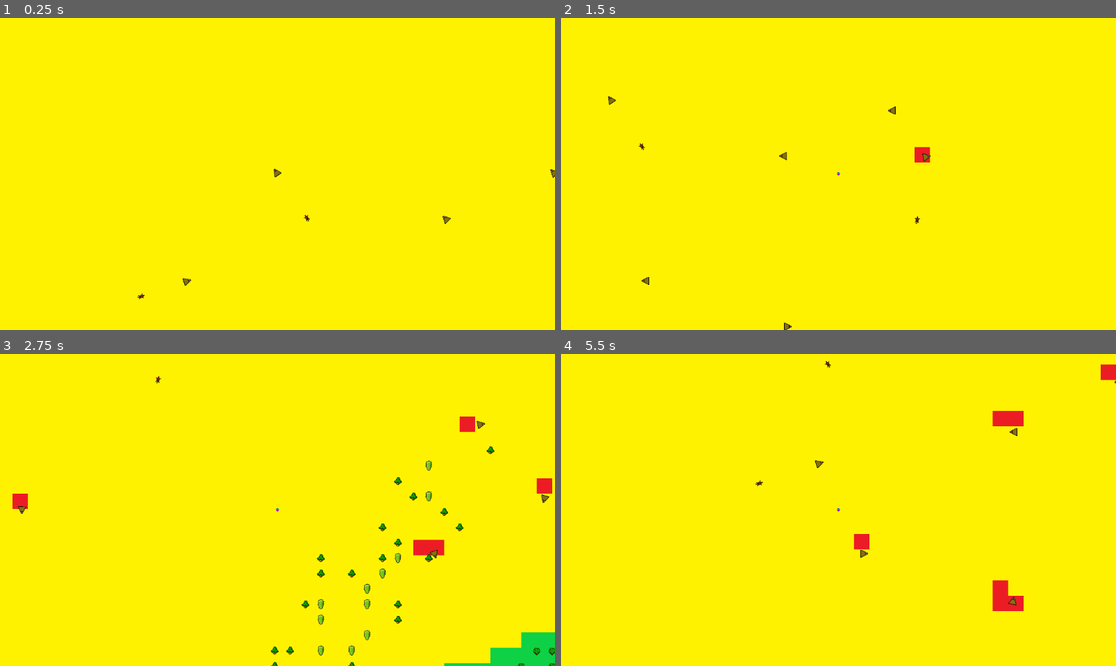
Above: before the commit, frames 1-4 (two rows, left to right).
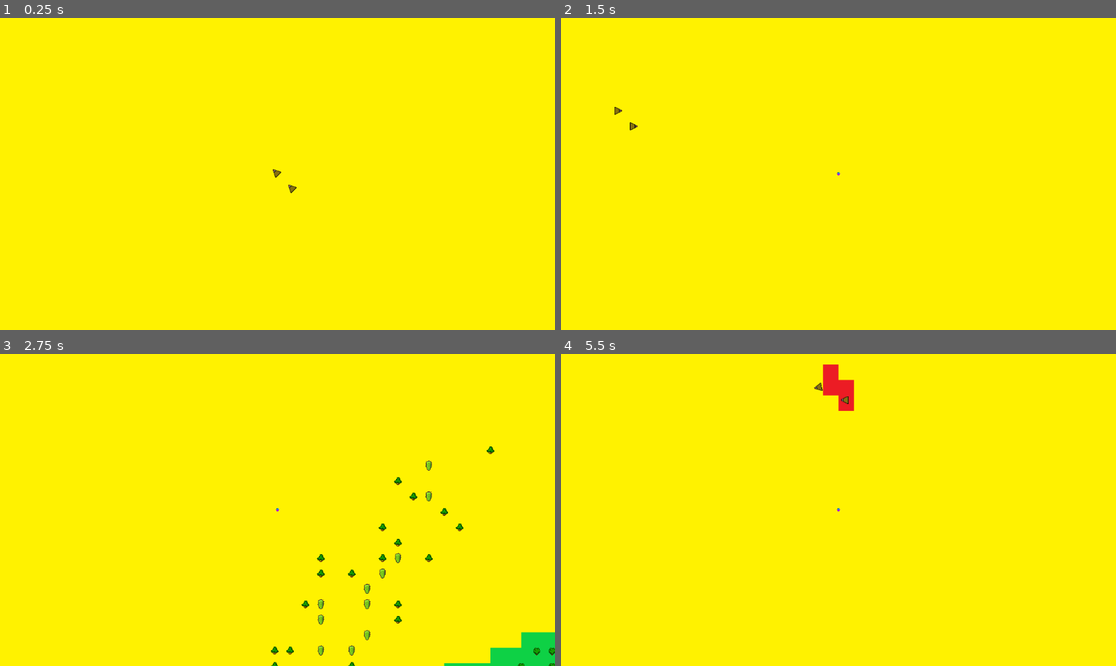
Above: after the commit, the same moments.

Repository: JimBimBomBom/Bakalarka---CLEAN
Game: Godot game, scene res://SCENES/world_scene.tscn
The game is run twice, just before and just after one commit, with the same random seed, the same clock (stepped at 60 frames per second) and the same inputs.
Inputs:
- Up to frame 1 (0.25 s): no input
- Up to frame 2 (1.5 s): hold Right (ui_right) 0.53-1.28 s; hold Down (ui_down) from 1.28 s (still down)
- Up to frame 3 (2.75 s): release Down (ui_down) at 2.03 s; hold Right (ui_right) from 2.03 s (still down)
- Up to frame 4 (5.5 s): release Right (ui_right) at 2.78 s; hold Up (ui_up) 2.78-3.53 s; hold Left (ui_left) 3.53-5.03 s; hold Down (ui_down) from 5.03 s (still down)

The runs differ from the first frame. In frame 1, 0.1% of the frame differs, in the area x 24-100%, y 48-91%; in frame 2, 0.4%; in frame 3, 0.8%; in frame 4, 1.7%, in the area x 35-100%, y 2-83%.

Commit message:
Minor Improvements - deleted obsolete code

Diff:
--- a/Simulation/SCRIPTS/Global/World_Variables.gd
+++ b/Simulation/SCRIPTS/Global/World_Variables.gd
@@ -34,6 +34,7 @@
 var tile_size_i : Vector2i = Vector2i(tile_size.x, tile_size.y)
 
 var corpse_max_timer : float
+var mutation_prob = 0.01
 
 const Tile_Properties = preload("res://SCRIPTS/World_Generation/Tile_Properties.gd")
 
--- a/Simulation/SCRIPTS/NPC_FSM/Animal.gd
+++ b/Simulation/SCRIPTS/NPC_FSM/Animal.gd
@@ -19,7 +19,9 @@
 var animal_state : Animal_Base_States = Animal_Base_States.INIT
 var animal_type : Animal_Types
 var corpse_timer : float = 0
-var detected_animals : Array[Animal]
+var detected_animals : Array[Animal] # right now every animal is detected
+# could add animals_in_range to mean all animals within our Detection_Radius
+# + detected_animals for animals that we are aware of being in our radius
 
 func spawn_animal(pos_, type, parent_1, parent_2):
 	set_basic_properties(pos_, parent_1, parent_2)
@@ -35,17 +37,17 @@
 	set_npc(curr_pos_, max_velocity_, max_steering_force_, wander_radius_, wander_offset_)
 	properties_generator(type)
 
+func kill_animal():
+	animal_state = Animal_Base_States.DEAD
+	remove_from_group(World.animal_group)
+	add_to_group(World.cadaver_group)
+	stop_animal()
+
 func set_base_state(dangerous_animals : Array[Animal]):
 	if curr_hunger <= 0 or curr_hydration <= 0 or curr_health <= 0:
-		animal_state = Animal_Base_States.DEAD
-		remove_from_group(World.animal_group)
-		add_to_group(World.cadaver_group)
-		acceleration *= 0
-		curr_velocity *= 0
+		kill_animal()
 	elif not dangerous_animals.is_empty():
 		animal_state = Animal_Base_States.FLEEING
-	# elif World.day_type == World.Day_Type.NIGHT: # TODO just replace NIGHT with an animal variable to get nocturnal animals
-	# 	animal_state = Animal_Base_States.SLEEPING
 	elif curr_hunger_norm < seek_nutrition_threshold and curr_hunger_norm < curr_hydration_norm:
 		animal_state = Animal_Base_States.HUNGRY
 	elif curr_hydration_norm < seek_hydration_threshold and curr_hydration_norm <= curr_hunger_norm:
@@ -81,23 +83,22 @@
 	# var animals = get_tree().get_nodes_in_group(World.animal_group)
 	var result : Array[Animal]
 	for animal in detected_animals:
-		if can_see(animal.curr_pos) and curr_pos != animal.curr_pos:
+		if can_see(animal.curr_pos):
 			result.append(animal)
 	return result
 
-func get_animals_from_hearing() -> Array[Animal]:
-	# var animals = get_tree().get_nodes_in_group(World.animal_group)
+# func get_animals_from_hearing() -> Array[Animal]:
+# 	# var animals = get_tree().get_nodes_in_group(World.animal_group)
+# 	var result : Array[Animal]
+# 	for animal in detected_animals:
+# 		if can_hear(animal.curr_pos) and curr_pos != animal.curr_pos:
+# 			result.append(animal)
+# 	return result
+
+func get_cadavers_from_smell() -> Array[Animal]:
 	var result : Array[Animal]
 	for animal in detected_animals:
-		if can_hear(animal.curr_pos) and curr_pos != animal.curr_pos:
-			result.append(animal)
-	return result
-
-func get_cadavers_from_smell() -> Array[Animal]:
-	var animals = get_tree().get_nodes_in_group(World.cadaver_group)
-	var result : Array[Animal]
-	for animal in animals:
-		if can_hear(animal.curr_pos):#can hear.... TODO
+		if animal.is_in_group(World.cadaver_group):#can hear.... TODO
 			result.append(animal)
 	return result
 
@@ -106,16 +107,25 @@
 	for animal in animals_in_range:
 		if vore_type == World.Vore_Type.HERBIVORE and animal.vore_type == World.Vore_Type.CARNIVORE:
 			dangerous_animals.append(animal)
-		# elif vore_type == World.Vore_Type.CARNIVORE and animal.vore_type == World.Vore_Type.CARNIVORE:
-		# 	dangerous_animals.append(animal)
 	return dangerous_animals
 
-func filter_animals_by_type(animals_in_range : Array[Animal], type : Animal_Types):
+func filter_animals_by_type(animals_in_sight : Array[Animal], type : Animal_Types):
 	var animals_of_type : Array[Animal]
-	for animal in animals_in_range:
+	for animal in animals_in_sight:
 		if type == animal.animal_type:
 			animals_of_type.append(animal)
 	return animals_of_type
+
+func find_closest_mate(animals_of_same_type : Array[Animal]) -> Animal:
+	var result : Animal = animals_of_same_type[0]
+	var closest_animal : float = curr_pos.distance_to(animals_of_same_type[0].curr_pos)
+	for animal in animals_of_same_type:
+		if animal.gender == World.Gender.FEMALE:
+			var dist = curr_pos.distance_to(animal.curr_pos)
+			if dist < closest_animal:
+				result = animal
+				closest_animal = dist
+	return result
 
 func get_flee_dir(animals : Array[Animal]) -> Vector2:
 	var force : Vector2 = Vector2(0, 0)
@@ -146,31 +156,25 @@
 	var alignment_force : Vector2 = Vector2(0, 0)
 	for animal in animals:
 		var dist = abs(curr_pos.distance_to(animal.curr_pos))
-		if dist > 0 and dist < separation_radius:
+		if dist < separation_radius:
 			separation_force -= get_separation_force(animal)
-		if dist > 0 and dist < cohesion_radius:
+		if dist < cohesion_radius:
 			cohesion_force += get_cohesion_force(animal)
-		if dist > 0 and dist < alignment_radius:
+		if dist < alignment_radius:
 			alignment_force += get_alignment_force(animal)
 	force = (separation_force.normalized() * separation_mult) + (cohesion_force.normalized() * cohesion_mult) + (alignment_force.normalized() * alignment_mult)
 	return force.normalized()
 
 func get_roam_dir(animals: Array[Animal]) -> Vector2:
 	var force : Vector2 = wander()
-	if animals.is_empty():
-		pass
-	else:
+	if not animals.is_empty():
 		force += get_flock_dir(animals)
 	return force
 
-func fight(defender : Animal) -> void:
+func fight(defender : Animal) -> void: # mb have a combat log -> combat instance with participants(many herbivores fighting off a carnivore etc.)
 	defender.curr_health -= attack_damage
 	if curr_pos.distance_to(defender.curr_pos) < defender.attack_range and randf_range(0, 1) < 0.2:
 		curr_health -= defender.attack_damage
-
-func rest(delta : float):
-	if curr_energy_level < max_energy_level:
-		curr_energy_level += delta
 
 func drink_at_tile(tile : World.Tile_Properties, delta : float):
 	curr_hydration += delta * (1/hearing_while_consuming)
@@ -244,15 +248,12 @@
 			result = tmp
 	return result
 
-# func reproduce(partner : Animal):
-
-
-
+#Node component functions:
 func _on_timer_timeout():
 	pass # this func gets defined in instances of Carnivore/Herbivore
 
 func _on_Area2D_animal_entered(body):
-	if body is Animal:
+	if body is Animal and body.curr_pos != curr_pos:
 		detected_animals.append(body)
 
 func _on_Area2D_animal_exited(body):
--- a/Simulation/SCRIPTS/NPC_FSM/Carnivore.gd
+++ b/Simulation/SCRIPTS/NPC_FSM/Carnivore.gd
@@ -6,7 +6,7 @@
 
 func carnivore_fsm(delta : float):
 	var animals_in_sight : Array[Animal] = get_animals_from_sight()
-	var animals_in_hearing_range : Array[Animal] = get_animals_from_hearing()
+	var animals_in_hearing_range : Array[Animal] = detected_animals#get_animals_from_hearing()
 	var dangerous_animals : Array[Animal] = filter_animals_by_danger(animals_in_hearing_range) # TODO add a specific list of dangerous animals to specific animals
 	var animals_of_same_type : Array[Animal] = filter_animals_by_type(animals_in_sight, animal_type)
 	set_base_state(dangerous_animals)
--- a/Simulation/SCRIPTS/NPC_FSM/Herbivore.gd
+++ b/Simulation/SCRIPTS/NPC_FSM/Herbivore.gd
@@ -6,7 +6,8 @@
 
 func herbivore_fsm(delta : float):
 	var animals_in_sight : Array[Animal] = get_animals_from_sight()
-	var animals_in_hearing_range : Array[Animal] = get_animals_from_hearing()
+	# var animals_in_hearing_range : Array[Animal] = get_animals_from_hearing()
+	var animals_in_hearing_range = detected_animals
 	var dangerous_animals : Array[Animal] = filter_animals_by_danger(animals_in_hearing_range) # TODO add a specific list of dangerous animals to specific animals
 	var animals_of_same_type : Array[Animal] = filter_animals_by_type(animals_in_sight, animal_type)
 	set_base_state(dangerous_animals)
@@ -15,9 +16,6 @@
 		Animal_Base_States.FLEEING:
 			var force = get_flee_dir(dangerous_animals)
 			move_calc(force)
-		Animal_Base_States.SLEEPING:
-			# curr_velocity = Vector2(0, 0)
-			rest(delta)
 		Animal_Base_States.HUNGRY:
 			var food_in_range : Array[World.Tile_Properties] = food_in_range()
 			if not food_in_range.is_empty(): #GRAZING ?
@@ -27,18 +25,10 @@
 		Animal_Base_States.THIRSTY:
 			var hydration_in_range : Array[World.Tile_Properties] = hydration_in_range()
 			if not hydration_in_range.is_empty():
-				# var tile = select_hydration_tile(hydration_in_range)
-				# var target = World.get_tile_pos(tile)
-				# move_new(seek(target))
-				# if curr_pos.distance_to(target) < 10:#
-				# 	drink_at_tile(tile, delta)
 				herbivore_hydrate(hydration_in_range, delta)
 			else:
 				move_calc(get_roam_dir(animals_of_same_type))
-		# Animal_Base_States.DRAINED: #TODO
-		# 	rest(delta)
 		Animal_Base_States.SATED:
-			# rest(delta)
 			move_calc(get_roam_dir(animals_of_same_type))
 
 func process_animal(delta : float):
--- a/Simulation/SCRIPTS/NPC_FSM/NPC_PROPERTIES.gd
+++ b/Simulation/SCRIPTS/NPC_FSM/NPC_PROPERTIES.gd
@@ -47,7 +47,10 @@
 
 #Sexual
 var gender : World.Gender
-var pregnancy_period : float
+var pregnancy_period : float = 3
+var is_pregnant : bool = false
+var pregnancy_penalty : float = 0.8
+var reproduced_recently : bool
 # TODO make pregnancy affect the animals behaviour/locomotion/energy_consumption
 
 func set_properties(type, mass_, max_health_, attack_damage_, attack_range_, max_energy_level_, max_hunger_, max_hydration_,
--- a/Simulation/SCRIPTS/World_Generation/world.gd
+++ b/Simulation/SCRIPTS/World_Generation/world.gd
@@ -2,7 +2,7 @@
 
 func _init():
 	World.day = 0
-	World.day_type = World.Day_Type.DAY
+	# World.day_type = World.Day_Type.DAY
 	World.hour = 0
 	World.hours_in_day = 60
 
@@ -30,9 +30,7 @@
 		if World.day % 7 == 0:
 			do_vegetation() #TODO maybe send signal to vegetation instead
 		World.hour = 0
-		World.day_type = World.Day_Type.DAY
-	if World.hour > World.hours_in_day/2:
-		World.day_type = World.Day_Type.NIGHT
+		# World.day_type = World.Day_Type.DAY # obsolete
 
 func generate_vegetation():
 	var width = World.width
@@ -110,6 +108,8 @@
 	var width = World.width
 	var height = World.height
 	construct_npc(Vector2(0, 0), World.Vore_Type.HERBIVORE)
+	construct_npc(Vector2(1, 1), World.Vore_Type.HERBIVORE)
+	return
 	construct_npc(Vector2(2, 3), World.Vore_Type.CARNIVORE)
 	for x in range(-width, width + 1):
 		for y in range(-height, height + 1):
@@ -138,6 +138,7 @@
 	add_child(inst)
 
 #End of initialization
+
 
 func create_offspring(pos, type, parent_1, parent_2):
 	var scene = load("res://SCENES/animal.tscn")
Not shown, changed: IDEAS.txt
